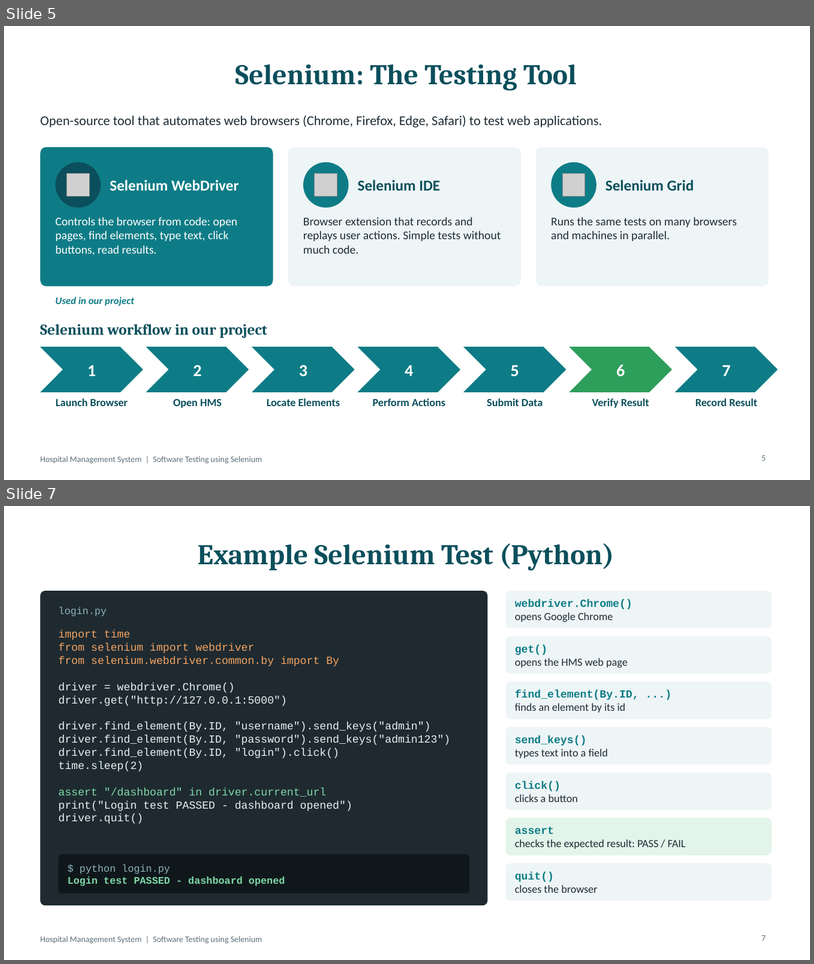
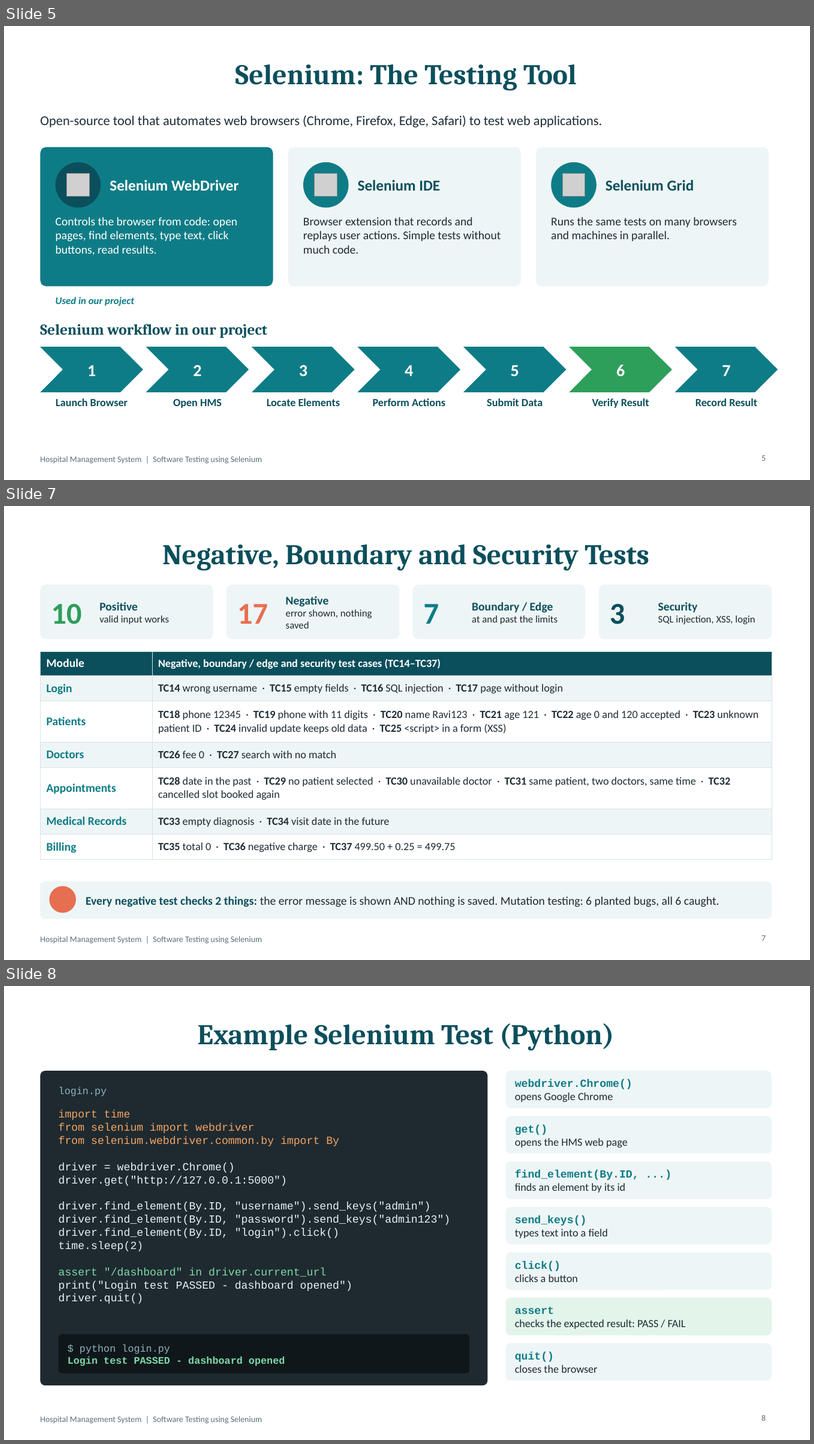
Before and after one commit to kssaichandan/hospital-managment-, a slide deck: presentation/Hospital_Management_System_Selenium_Testing.pptx. Shown one above the other, each under a label of ours: slides 5 and 7 before the commit, slides 5, 7 and 8 after it; the slides between them are not shown. The pictures are 814x964 and 814x1444 pixels, drawn with LibreOffice and Linux fonts; fonts in the diff are those of the drawing; grey boxes stand for pictures; background and template pictures are left out. Boxes give left, top, right and bottom in pixels: in the first picture for what was removed or moved away, otherwise in the second. Text is boxed around its words. In the diff, an @@ line names an element or a change of style, - is before the commit and + after.

```diff
--- a/presentation/Hospital_Management_System_Selenium_Testing.pptx
+++ b/presentation/Hospital_Management_System_Selenium_Testing.pptx
@@ slide 7 added at [4, 506, 810, 960], background #FFFFFF; not listed: 1 template element that a slide beside it also shows @@
@@ title added at [162, 544, 650, 570], 34 pt, text #0B4F5C, bold @@
+Negative, Boundary and Security Tests
@@ rounded rectangle added at [40, 585, 213, 639], fill #EEF5F6 @@
@@ rounded rectangle added at [227, 585, 399, 639], fill #EEF5F6 @@
@@ rounded rectangle added at [413, 585, 586, 639], fill #EEF5F6 @@
@@ rounded rectangle added at [599, 585, 772, 639], fill #EEF5F6 @@
@@ text added at [51, 604, 82, 624], 36 pt, text #2E9E5B, bold @@
+10
@@ text added at [99, 602, 170, 624], 12 pt, text #1D2B33 @@
+Positive
+valid input works
@@ text added at [237, 604, 268, 624], 36 pt, text #E76F51, bold @@
+17
@@ text added at [286, 596, 372, 628], 12 pt, text #1D2B33 @@
+Negative
+error shown, nothing saved
@@ text added at [424, 604, 440, 624], 36 pt, text #0E7C86, bold @@
+7
@@ text added at [472, 602, 558, 624], 12 pt, text #1D2B33 @@
+Boundary / Edge
+at and past the limits
@@ text added at [610, 604, 626, 624], 36 pt, text #0B4F5C, bold @@
+3
@@ text added at [659, 602, 755, 624], 12 pt, text #1D2B33 @@
+Security
+SQL injection, XSS, login
@@ table added at [40, 651, 772, 859], 7 rows, 2 columns @@
+Module | Negative, boundary / edge and security test cases (TC14–TC37)
+Login | TC14 wrong username · TC15 empty fields · TC16 SQL injection · TC17 page without login
+Patients | TC18 phone 12345 · TC19 phone with 11 digits · TC20 name Ravi123 · TC21 age 121 · TC22 age 0 and 120 accepted · TC23 unknown patient ID · TC24 invalid update keeps old data · TC25 <script> in a form (XSS)
+Doctors | TC26 fee 0 · TC27 search with no match
+Appointments | TC28 date in the past · TC29 no patient selected · TC30 unavailable doctor · TC31 same patient, two doctors, same time · TC32 cancelled slot booked again
+Medical Records | TC33 empty diagnosis · TC34 visit date in the future
+Billing | TC35 total 0 · TC36 negative charge · TC37 499.50 + 0.25 = 499.75
@@ rounded rectangle added at [40, 881, 772, 919], fill #EEF5F6 @@
@@ ellipse added at [50, 886, 76, 913], fill #E76F51 @@
@@ text added at [86, 896, 720, 907], 14 pt, text #1D2B33 @@
+Every negative test checks 2 things: the error message is shown AND nothing is saved. Mutation testing: 6 planted bugs, all 6 caught.
@@ page number added at [762, 935, 766, 940], 10 pt, text #5C6F7A @@
+7
@@ what was slide 7 is now slide 8 @@
@@ page number at [762, 1414, 766, 1420]: text changed @@
-7
+8
```
Also in this commit, not shown: 4 slides changed, 31 other files.
